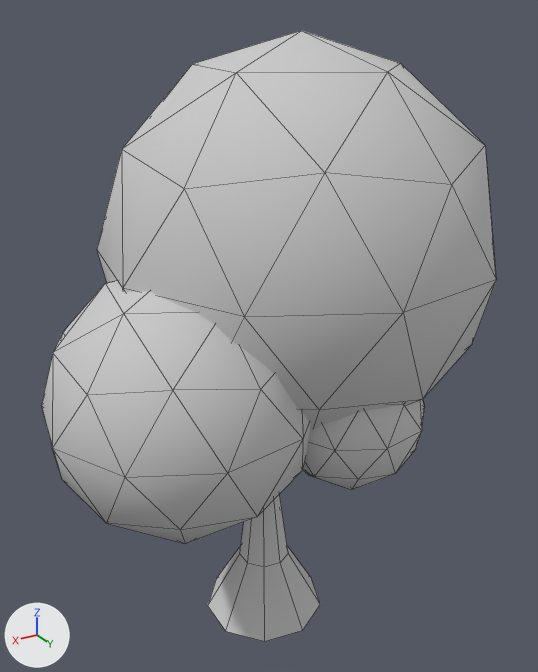
What one commit did to the FBX model Assets/Models/tree.fbx.
Camera for both pictures: a camera (50 mm lens) standing at (8.93, 15.18, 16.15) and looking at (-0.26, -0.14, 8.49). Lighting does not change. The marker at lower left points along +X, +Y and +Z. Mesh edges are drawn as thin lines. Where no turn or scale is listed for an object, it has been applied to the vertices.

In view in the first picture: 'tree'.
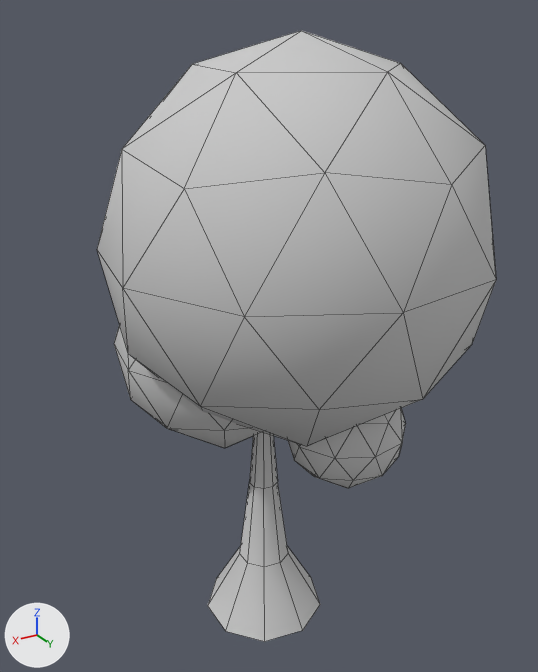
The newer file is also turned or shifted as a whole; pictures and numbers use the older file's frame.

What differs and where, as boxes (x1, y1, x2, y2) in the pictures (538 x 672 px):
'tree', reshaped (12% narrower)
    before: (41, 30, 496, 642)
    after: (97, 30, 496, 642)
part 1 of me_mesh, added
    after: (288, 408, 406, 488)
part 2 of me_mesh, added
    after: (114, 325, 262, 448)
part 3 of me_mesh, deleted
    before: (303, 399, 425, 490)
part 4 of me_mesh, deleted
    before: (41, 281, 310, 544)

The change, as a diff of the scene's bpy script:
```diff
--- a/Assets/Models/tree.fbx.py
+++ b/Assets/Models/tree.fbx.py
@@ me_mesh @@
 me_mesh.from_pydata(...)  # 162 vertices, 267 faces; spans x -6.0..5.9, y -4.9..4.9, z 0.0..15.8
 # used by ob_tree; location = (0.0, 0.0, 0.0)
+# me_mesh part 1: a new loose piece, an icosphere of 80 faces spanning x -3.8..-0.4, y -0.8..2.5, z 4.1..7.4, in mat_material__25 (light grey #cacaca)
+# me_mesh part 2: a new loose piece, an icosphere of 80 faces spanning x -2.7..3.2, y -4.8..1.0, z 4.8..10.8, in mat_material__25 (light grey #cacaca)
+# me_mesh part 3: the loose piece of 42 vertices spanning x -2.9..0.9, y 0.4..4.2, z 5.3..9.2 is deleted
+# me_mesh part 4: the loose piece of 42 vertices spanning x -0.4..5.9, y -2.1..4.2, z 4.8..11.2 is deleted
 me_mesh.materials.append(mat_material__25)
```
